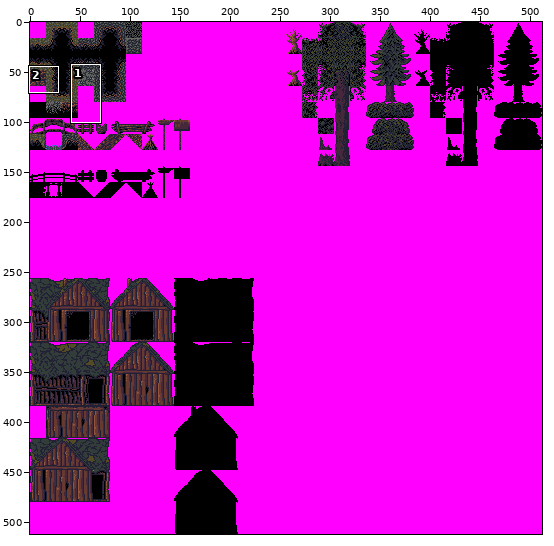
Sprite sheet, stored at AngryCastle/graphics/levels/Hamond_tileset.png. The picture above shows the old version from afar; the outline marks the close-up.
Close-up. Before the edit:
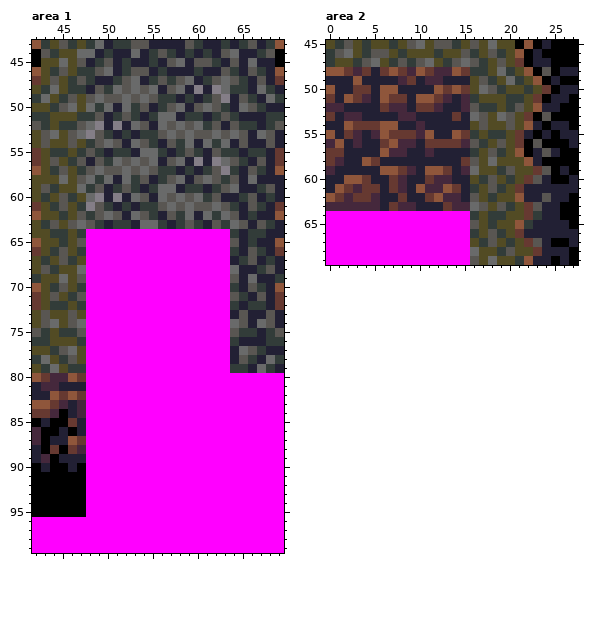
The file is 512x512 pixels. Colours within 5 levels of each other are drawn and written as one. Shown: area 1: x 42..69, y 43..99; area 2: x 0..27, y 45..69.
After:
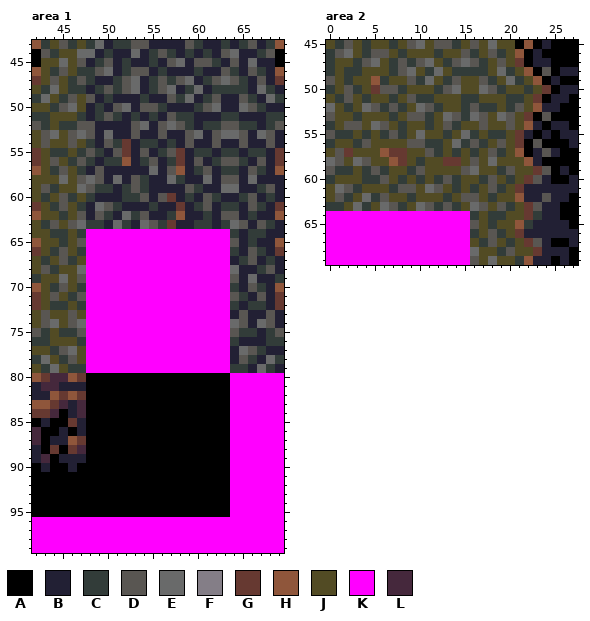
Palette (. is transparent): A #000000  B #222034  C #323c39  D #595652  E #696a6a  F #847e87  G #663931  H #8f563b  J #524b24  K #ff00ff  L #45283c
Difference:
--- area 1
@@ x 42..69 @@
  47 GJDJCDCBBCDEBCDCDEBCDEDCBDBG
- 48 JCEJCCBDCEDEDEBDEBFBFECCBECB
- 49 CEJCDJDEDDEDEDCCBCBCDFBDCBEC
- 50 JJCDEJECEBECDBCDEBDEDCBEDCBB
- 51 CCJJJCCDBCDCBCEEBCCBCDCBBBCC
- 52 DCJCCDEFBFBEDBEDEDECDBDCCBCD
- 53 JDEJDEFDCBCBCCDEDEDDEDEDBEDB
- 54 JDJJDJCDEDBEDCBDCEBECEBDBBDB
- 55 GJCCJCDCBCCBEECBCDCBDCCBCCBG
- 56 GJDJCDBDCEDEDEBDEBFBFEDCBDBG
- 57 HJCDJCDEDDEDEDCCBCBCDFCBDCBH
- 58 JJJEJDECEBECDBCDEBDEDCDBEBBB
- 59 JDCJJECDBCDCBCEEBCCBCDEBBCDB
- 60 JCJDCJEFBFBEDBEDEDECDBBCDBCB
- 61 GJCDJCFDCBCBCCDEDEDDEDCBDCBG
- 62 HJJCJDCDEDBEDCBDCEBECEDBCBBH
- 63 JCDJDEDCBCCBEECBCDCBDCEDBDCB
+ 48 JCEJCCBCDCDEBCDEBCEBCCCCBECB
+ 49 CEJCDJDBCBBBCBBDCEBCDBBDCBEC
+ 50 JJCDEJBCBDEBDDCBBBCDEBBEDCBB
+ 51 CCJJJCBCDCBCBCBDCCBBBCCBBBCC
+ 52 DCJCCDDBBBBDEBDEDCBCCDDCCBCD
+ 53 JDEJDEDBEBBDBBDBBDEBDEEDBEDB
+ 54 JDJJDJCBDCGBCCBCBDBBDBBDBBDB
+ 55 GJCCJCDCBDGBDBCDGBCCBCCBCCBG
+ 56 GJDJCDCBCCHBCDBCGBDBCDDCBDBG
+ 57 HJCDJCBDBBBBBEBDHBCDBCCBDCBH
+ 58 JJJEJDEDBEBDCBBECBBEBDDBEBBB
+ 59 JDCJJEDCCBCDCBBBBDCBBEEBBCDB
+ 60 JCJDCJCBBBCCDBDGBCBDCBBCDBCB
+ 61 GJCDJCBEDCBBBCBBGBCDBCCBDCBG
+ 62 HJJCJDBDCBECDBBCHBBCBDDBCBBH
+ 63 JCDJDECCBECBEDCGBBCCBCEDBDCB
  64 JJCCJCKKKKKKKKKKKKKKKKCBCCBB
@@ x 42..69 @@
  79 JCEJCCKKKKKKKKKKKKKKKKCCBECB
- 80 HGLLHGKKKKKKKKKKKKKKKKKKKKKK
- 81 BLLBBBKKKKKKKKKKKKKKKKKKKKKK
- 82 BBHGHGKKKKKKKKKKKKKKKKKKKKKK
- 83 HHGLBLKKKKKKKKKKKKKKKKKKKKKK
- 84 GGLABLKKKKKKKKKKKKKKKKKKKKKK
- 85 ABAAGBKKKKKKKKKKKKKKKKKKKKKK
- 86 LAABABKKKKKKKKKKKKKKKKKKKKKK
- 87 LABBHGKKKKKKKKKKKKKKKKKKKKKK
- 88 BAGAGLKKKKKKKKKKKKKKKKKKKKKK
- 89 BLABBBKKKKKKKKKKKKKKKKKKKKKK
- 90 ABAABAKKKKKKKKKKKKKKKKKKKKKK
- 91 AAAAAAKKKKKKKKKKKKKKKKKKKKKK
- 92 AAAAAAKKKKKKKKKKKKKKKKKKKKKK
- 93 AAAAAAKKKKKKKKKKKKKKKKKKKKKK
- 94 AAAAAAKKKKKKKKKKKKKKKKKKKKKK
- 95 AAAAAAKKKKKKKKKKKKKKKKKKKKKK
+ 80 HGLLHGAAAAAAAAAAAAAAAAKKKKKK
+ 81 BLLBBBAAAAAAAAAAAAAAAAKKKKKK
+ 82 BBHGHGAAAAAAAAAAAAAAAAKKKKKK
+ 83 HHGLBLAAAAAAAAAAAAAAAAKKKKKK
+ 84 GGLABLAAAAAAAAAAAAAAAAKKKKKK
+ 85 ABAAGBAAAAAAAAAAAAAAAAKKKKKK
+ 86 LAABABAAAAAAAAAAAAAAAAKKKKKK
+ 87 LABBHGAAAAAAAAAAAAAAAAKKKKKK
+ 88 BAGAGLAAAAAAAAAAAAAAAAKKKKKK
+ 89 BLABBBAAAAAAAAAAAAAAAAKKKKKK
+ 90 ABAABAAAAAAAAAAAAAAAAAKKKKKK
+ 91 AAAAAAAAAAAAAAAAAAAAAAKKKKKK
+ 92 AAAAAAAAAAAAAAAAAAAAAAKKKKKK
+ 93 AAAAAAAAAAAAAAAAAAAAAAKKKKKK
+ 94 AAAAAAAAAAAAAAAAAAAAAAKKKKKK
+ 95 AAAAAAAAAAAAAAAAAAAAAAKKKKKK
  96 KKKKKKKKKKKKKKKKKKKKKKKKKKKK
--- area 2
@@ x 0..17 @@
 47 CJJCDEJCDCDEJCDEDC
-48 HHGLGBGHGLHGLLHGCC
-49 BBBHBBBBLGBLLBBBJD
-50 HBBGGBHHBBBBHGHGJE
-51 GBHGLBHGGBHHGLBLCJ
-52 LLBBBBGLLBGGLBBLDC
-53 GBLLBBBBLLBBBBGBED
-54 BBHGGGHHBBLBBBBBJD
-55 HBGLBLHGGGLHBBHGCJ
-56 LHBLBBGHLLBGGGGLDC
-57 GGBBBBHLLBBLBBBBCJ
-58 GLBBHGBBBBBBBBBGDJ
-59 LBBBBBHHGLBHHGBLEJ
-60 BBHHGBBGLBBGLLBBJC
-61 BHGLGGBGLBHLLHGBCJ
-62 HGLGGLBBGBBGHLLBDJ
-63 LLLLLLBGLLBBBGLLED
+48 CJCCJJJCDEJCEJCCCC
+49 DJCJJHCJJDCEJCDJJD
+50 CJDCJGDDCJJJCDEJJE
+51 JCDJCJJCJDCCJJJCCJ
+52 EJCJEDCDCJEDCJJCDC
+53 DJJCJJJCJDDCJEDCED
+54 CJDDJEDJCJJCJDCJJD
+55 DCCJCJCDCJEJJCJECJ
+56 CJJCDJJJJDDCCJECDC
+57 JDGJJJHGGJJDCJCJCJ
+58 EDJEDJJHGJCJJGGJDJ
+59 DCCJCDCJJCDJJJJDEJ
+60 CJJJCCDJCJCJCDCJJC
+61 JEDCJJJCDDJEDJCJCJ
+62 JDCJECDJJCJJJCJDDJ
+63 CCJECJEDCJEDCDCJED
 64 KKKKKKKKKKKKKKKKCJ
Changed places in both close-ups, as pixel boxes (x1, y1, x2, y2):
changed: (86, 85, 230, 229)
changed: (86, 373, 230, 517)
changed: (326, 67, 470, 211)
